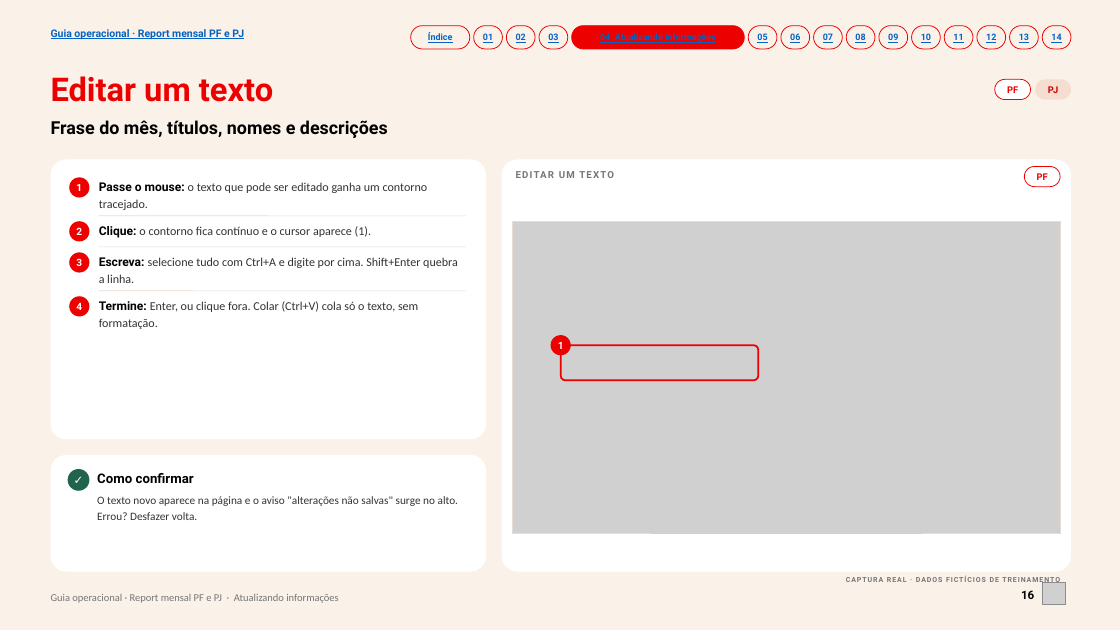
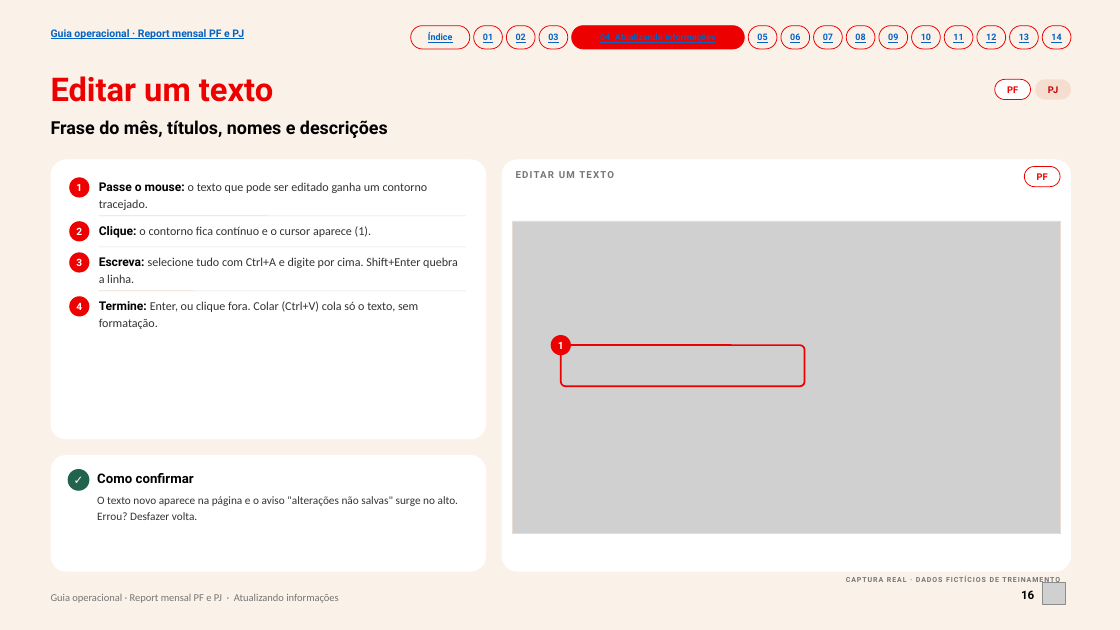
Before and after one commit to fabrizzioriccelli/report_mensal_st, a slide deck: slide 16 of kit/guia-operacional.pptx. Drawn at 1120x630 pixels with LibreOffice and Linux fonts; fonts in the diff are those of the drawing; grey boxes stand for pictures. Boxes give left, top, right and bottom in pixels: in the first picture for what was removed or moved away, otherwise in the second. Text is boxed around its words. In the diff, an @@ line names an element or a change of style, - is before the commit and + after.

```diff
--- a/kit/guia-operacional.pptx
+++ b/kit/guia-operacional.pptx
@@ rounded rectangle: place and size @@
-rounded rectangle at <box>561,345,758,380</box>
+rounded rectangle at <box>561,345,804,386</box>
@@ rounded rectangle at <box>561,345,804,386</box>: proportions changed @@
```
Also in this commit, not shown: 8 other slides changed, 37 other files.
